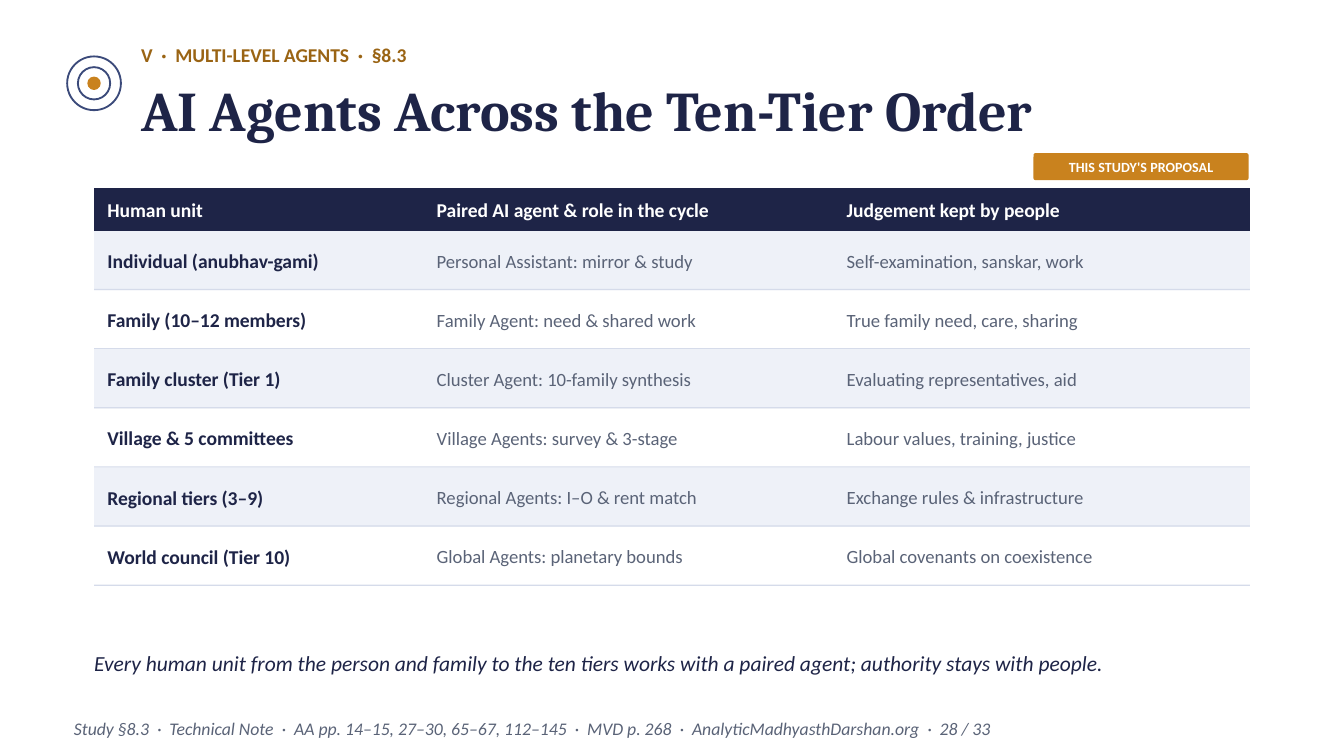
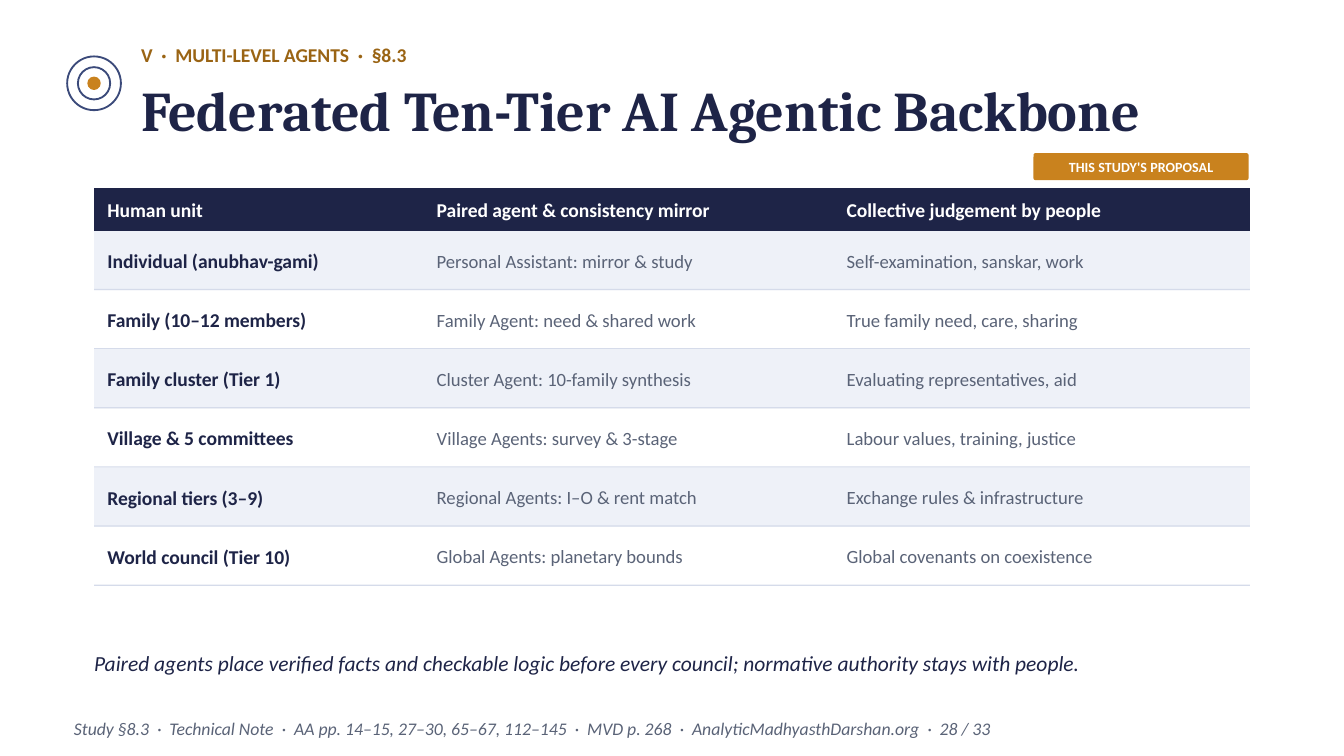
Before and after one commit to raghavamohan/AnalyticMadhyasthDarshan, a slide deck: slide 28 of Studies/Prosperity-Economics-And-Right-Use/Prosperity-Economics-And-Right-Use-Madhyasth-Darshan.pptx. Drawn at 1344x756 pixels with LibreOffice and Linux fonts; fonts in the diff are those of the drawing. Boxes give left, top, right and bottom in pixels: in the first picture for what was removed or moved away, otherwise in the second. Text is boxed around its words. In the diff, an @@ line names an element or a change of style, - is before the commit and + after.

Commit message:
Update Prosperity Economics presentation decks for Earth-scale vision and 10-tier AI backbone

```diff
--- a/Studies/Prosperity-Economics-And-Right-Use/Prosperity-Economics-And-Right-Use-Madhyasth-Darshan.pptx
+++ b/Studies/Prosperity-Economics-And-Right-Use/Prosperity-Economics-And-Right-Use-Madhyasth-Darshan.pptx
@@ text at [141,92,1140,143]: text changed @@
-AI Agents Across the Ten-Tier Order
+Federated Ten-Tier AI Agentic Backbone
@@ text at [437,203,710,221]: text changed @@
-Paired AI agent & role in the cycle
+Paired agent & consistency mirror
@@ text at [847,203,1101,221]: text changed @@
-Judgement kept by people
+Collective judgement by people
@@ text at [94,656,1079,675]: text changed @@
-Every human unit from the person and family to the ten tiers works with a paired agent; authority stays with people.
+Paired agents place verified facts and checkable logic before every council; normative authority stays with people.
```
Also in this commit, not shown: 21 other slides changed, 2 other files.
